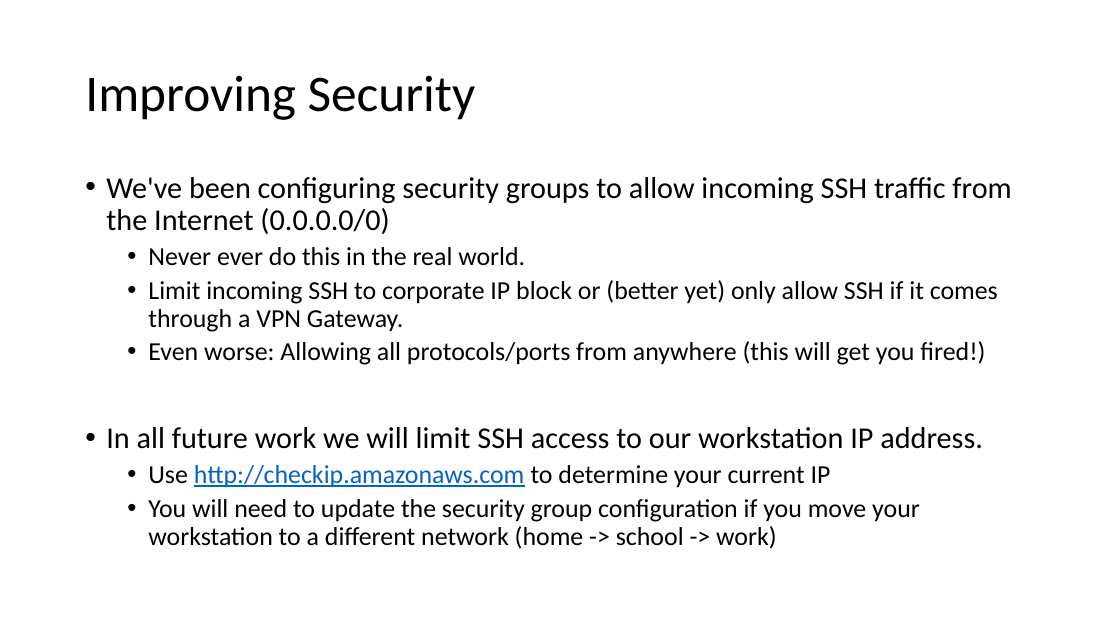
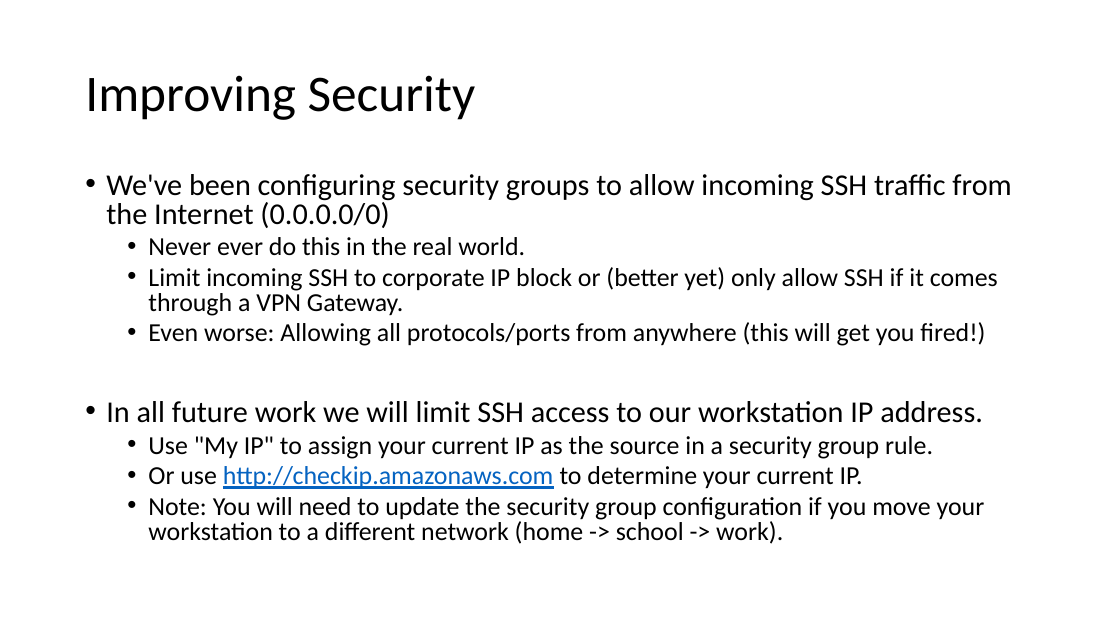
Before and after one commit to jasondbaker/infrastructure-class, a slide deck: slide 6 of review/lecture-review-week-4.pptx. Drawn at 1120x630 pixels with LibreOffice and Linux fonts; fonts in the diff are those of the drawing. Boxes give left, top, right and bottom in pixels: in the first picture for what was removed or moved away, otherwise in the second. Text is boxed around its words. In the diff, an @@ line names an element or a change of style, - is before the commit and + after.

```diff
--- a/review/lecture-review-week-4.pptx
+++ b/review/lecture-review-week-4.pptx
@@ text at (x1=106, y1=174, x2=1011, y2=423): line spacing 0.9 to 0.8 @@
@@ text at (x1=148, y1=436, x2=985, y2=544): text changed @@
-  • Use http://checkip.amazonaws.com to determine your current IP
-  • You will need to update the security group configuration if you move your workstation to a different network (home -> school -> work)
+  • Use "My IP" to assign your current IP as the source in a security group rule.
+  • Or use http://checkip.amazonaws.com to determine your current IP.
+  • Note: You will need to update the security group configuration if you move your workstation to a different network (home -> school -> work).
```
Also in this commit, not shown: 2 other files.
